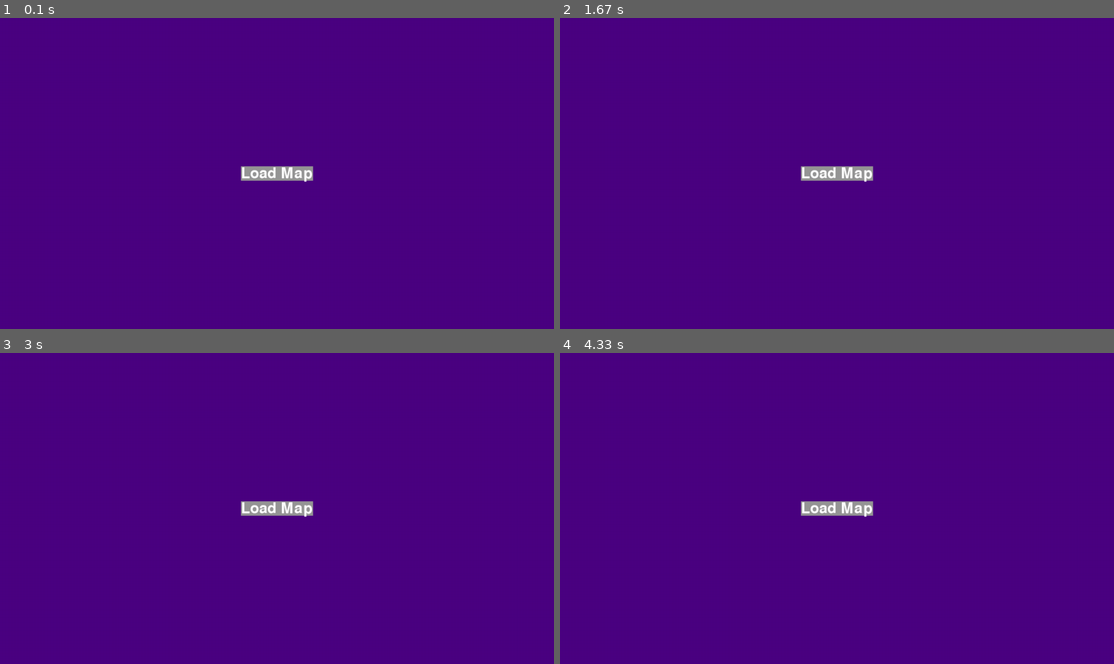
Above: before the commit, frames 1-4 (two rows, left to right).
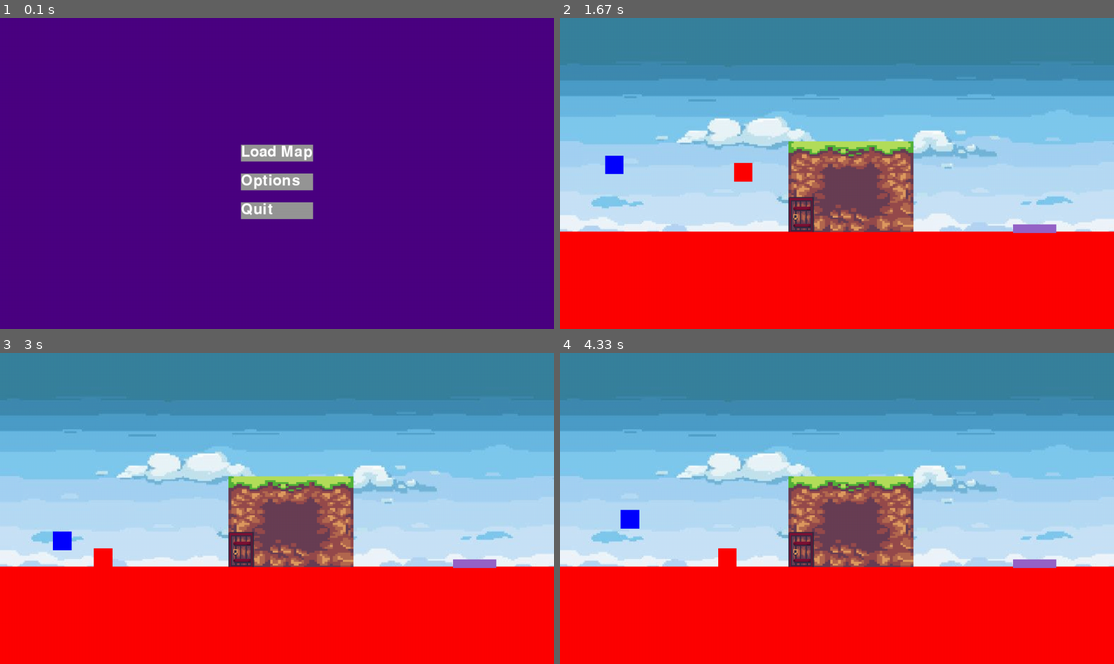
Above: after the commit, the same moments.

Repository: EvannBerthou/PygamePlatformer
Game: pygame game, started from main.py
Same seed, same stepped clock (60 frames per second), same inputs: the game is played once before the commit and once after it.
Inputs (mouse positions are in pixels of both pictures, inside the frame that each line leads up to):
- Up to frame 1 (0.1 s): no input
- Up to frame 2 (1.67 s): press the mouse at (837, 151) at 0.37 s; move the mouse to (864, 198) at 0.47 s; release the mouse at (892, 241) at 0.6 s; hold Right 0.67-1.13 s; move the mouse to (665, 126) at 0.7 s; hold Up 1.17-1.47 s; move the mouse to (1041, 282) at 1.2 s; tap Space at 1.23, 1.57 s; hold Right from 1.5 s (still down); move the mouse to (848, 67) at 1.53 s
- Up to frame 3 (3 s): tap Space at 1.87, 2.07, 2.37, 2.63, 2.93 s; release Right at 1.97 s; hold Left 2-2.53 s; move the mouse to (249, 589) at 2.03 s; tap D at 2.15 s; hold Left 2.57-2.97 s; move the mouse to (260, 455) at 2.6 s
- Up to frame 4 (4.33 s): hold Up 3-3.37 s; move the mouse to (759, 443) at 3.03 s; tap Space at 3.07, 3.47, 3.77, 4.13 s; hold Right 3.4-4.03 s; move the mouse to (981, 480) at 3.43 s; tap D at 3.55 s; hold Left from 4.07 s (still down); move the mouse to (1008, 502) at 4.1 s

The runs differ from the first frame. In frame 1, 2.4% of the frame differs, in the area x 43-57%, y 40-65%; in frame 2, 100%, in the area x 0-100%, y 0-100%; in frame 3, 100%; in frame 4, 100%.

Commit message:
(#179) Added play, options and quit button on main menu

Diff:
--- a/data/MainMenu/MainMenu.py
+++ b/data/MainMenu/MainMenu.py
@@ -4,9 +4,15 @@
     def __init__(self, game):
         self.game = game
         self.ui_manager = UI.UIManager()
-        self.ui_manager.add(UI.Button(self.game.w / 2 - 75, self.game.h / 2 - 15, 150, 30,
+        self.ui_manager.add(UI.Button(self.game.w / 2 - 75, self.game.h / 2 - 60, 150, 35,
                             "Load Map", (150,150,150),
-                            self.game.load_map, 'maps/map'))
+                            self.play, 'maps/map'))
+        self.ui_manager.add(UI.Button(self.game.w / 2 - 75, self.game.h / 2, 150, 35,
+                            "Options", (150,150,150),
+                            self.options, ''))
+        self.ui_manager.add(UI.Button(self.game.w / 2 - 75, self.game.h / 2 + 60, 150, 35,
+                            "Quit", (150,150,150),
+                            self.exit, ''))
 
     def update(self, mouse_position, mouse_pressed, events):
         self.ui_manager.update(mouse_position, mouse_pressed, events)
@@ -15,3 +21,12 @@
 
     def draw(self, surface):
         surface.fill((75,0,130))
+
+    def play(self, btn, args):
+        self.game.load_map(args)
+
+    def options(self, btn, args):
+        print('Options')
+
+    def exit(self, btn, args):
+        exit(0)
--- a/main.py
+++ b/main.py
@@ -38,10 +38,6 @@
             for event in events:
                 if event.type == QUIT:
                     self.running = False
-                if event.type == MOUSEBUTTONDOWN:
-                    if self.game_state == GameState.MAIN_MENU:
-                        if self.main_menu.ui_manager.update(mouse_position, event.button == 1, events) > 0:
-                            return
 
             if self.game_state == GameState.MAIN_MENU:
                 self.main_menu.update(mouse_position, mouse_pressed, events)
@@ -67,7 +63,7 @@
     def draw_in_game(self):
         self.level_manager.draw(self.blitting_surface)
 
-    def load_map(self, button, map_name):
+    def load_map(self, map_name):
         self.level_manager = LevelManager((self.DESING_W, self.DESING_H), map_name)
         self.game_state = GameState.IN_GAME
 
